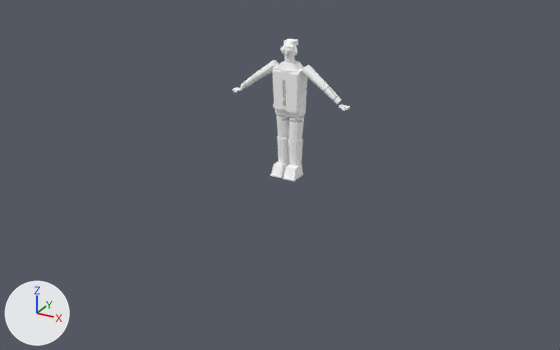
A saved change to the Blender file ArtSource/Supermarket/Cashier/Blender/SupermarketCashier3D.blend.
The view is the same before and after, from a 50 mm camera at (4.35, -8.17, 4.02) aimed at (-0.08, -0.12, 0.0). Lighting does not change. The marker at lower left points along +X, +Y and +Z. The picture after the commit comes second.

In view in the first picture: 'CLO_VestFront.L', 'GEO_Torso' and 18 more.
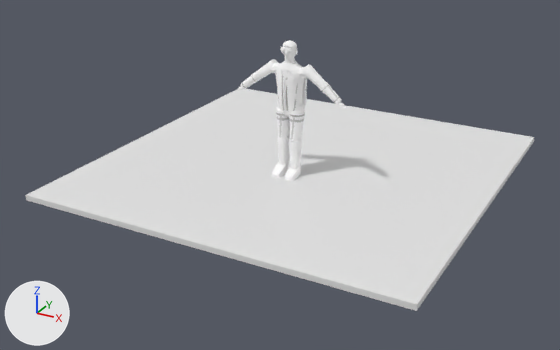
Pixel boxes (x1, y1, x2, y2) of what changed, in the pictures (560 x 350 px):
'CashierPreviewGround', added
    after: (25, 89, 534, 311)

The edits, one by one:
Material 'MAT_CashierPreviewGround' (mat_mat_cashierpreviewground) is new.
Its base color is (0.8, 0.8, 0.8) (white #e7e7e7).
Mesh me_cashierpreviewground_mesh is new.
It is a box spanning x -2.5..2.5, y -2.15..2.85, z -0.07..0.0.
It uses material mat_mat_cashierpreviewground (white #e7e7e7).
Object 'CashierPreviewGround' (ob_cashierpreviewground) is new; it shows me_cashierpreviewground_mesh.
Its location is (0.0, 0.0, 0.0).
